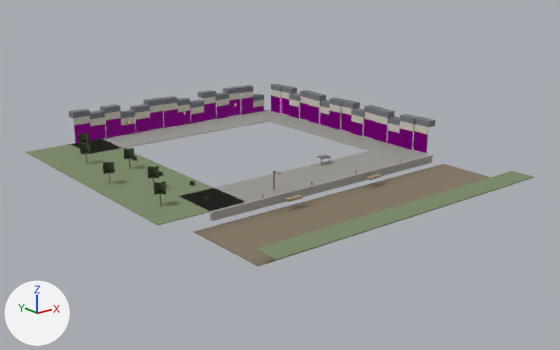
The glTF model assets/level/garrison/outside.glb as it was, and as the next commit left it.
Camera for both pictures: a 50 mm camera at (-151.1, -207.6, 70.9) aimed at (-2.0, -21.3, -3.6). Lighting does not change. The marker at lower left points along +X, +Y and +Z. The first picture is the older version.

Script lines for the objects in view, before the commit:
```python
ob_house_front_001 = bpy.data.objects.new('house_front.001', me_kit_house_front)
ob_house_front_001.location = (-39.0, 44.0, 0.0)
ob_house_front_002 = bpy.data.objects.new('house_front.002', me_kit_house_front)
ob_house_front_002.location = (-15.0, 44.0, -1.5)
ob_house_front_003 = bpy.data.objects.new('house_front.003', me_kit_house_front)
ob_house_front_003.location = (9.0, 44.0, -3.0)
ob_house_front_004 = bpy.data.objects.new('house_front.004', me_kit_house_front)
ob_house_front_004.location = (33.0, 44.0, 0.0)
ob_house_front_005 = bpy.data.objects.new('house_front.005', me_kit_house_front)
ob_house_front_005.location = (44.6, 21.0, 0.0)
ob_house_front_005.rotation_euler = (0.0, 0.0, -1.571)  # degrees (0, 0, -90)
ob_house_front_006 = bpy.data.objects.new('house_front.006', me_kit_house_front)
ob_house_front_006.location = (44.6, -3.0, 0.0)
ob_house_front_006.rotation_euler = (0.0, 0.0, -1.571)  # degrees (0, 0, -90)
ob_house_front_007 = bpy.data.objects.new('house_front.007', me_kit_house_front)
ob_house_front_007.location = (44.6, -27.0, -2.0)
ob_house_front_007.rotation_euler = (0.0, 0.0, -1.571)  # degrees (0, 0, -90)
ob_house_front_2_001 = bpy.data.objects.new('house_front_2.001', me_kit_house_front_2)
ob_house_front_2_001.location = (-27.0, 44.0, 0.0)
ob_house_front_2_007 = bpy.data.objects.new('house_front_2.007', me_kit_house_front_2)
ob_house_front_2_007.location = (44.6, -39.0, 0.0)
ob_house_front_2_007.rotation_euler = (0.0, 0.0, -1.571)  # degrees (0, 0, -90)
# also in view: 'house_front_2.002' at (-3.0, 45.4, 5.5); 'house_front_3.007' at (45.4, -9.0, 3.5); 'house_front_3.002' at (-9.0, 46.0, 5.5); 'house_front_3.001' at (-33.0, 46.0, 4.0); 'house_front_4.006' at (45.4, -21.0, 5.5)
```
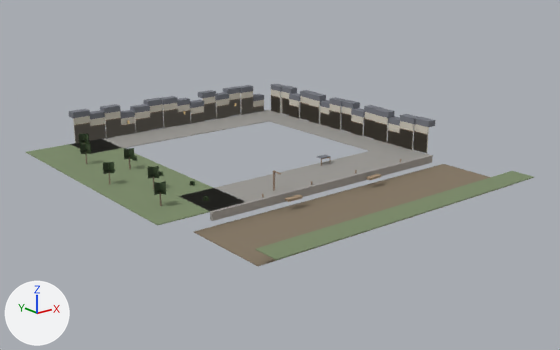
Edits to the scene script, one JSON object a line:
```json
{"op": "set", "path": "mat_facade_1.base_color", "old": "(1.0, 0.0, 1.0)", "new": "(0.42, 0.38, 0.32)", "note": "pink #ff00ff -> grey #ada699"}
{"op": "set", "path": "mat_facade_2.base_color", "old": "(1.0, 0.0, 1.0)", "new": "(0.42, 0.38, 0.32)", "note": "pink #ff00ff -> grey #ada699"}
{"op": "set", "path": "mat_facade_3.base_color", "old": "(1.0, 0.0, 1.0)", "new": "(0.42, 0.38, 0.32)", "note": "pink #ff00ff -> grey #ada699"}
{"op": "set", "path": "mat_facade_4.base_color", "old": "(1.0, 0.0, 1.0)", "new": "(0.42, 0.38, 0.32)", "note": "pink #ff00ff -> grey #ada699"}
```

Location of each change, (x1, y1, x2, y2) in pixels of the pictures (560 x 350 px):
```json
{"object": "house_front_2.007", "change": "recoloured", "before": [413, 129, 428, 153], "after": [413, 129, 428, 153]}
{"object": "house_front_2.001", "change": "recoloured", "before": [105, 116, 122, 138], "after": [105, 116, 122, 138]}
{"object": "house_front_3.008", "change": "recoloured", "before": [399, 126, 414, 150], "after": [399, 126, 414, 150]}
{"object": "house_front.001", "change": "recoloured", "before": [74, 121, 91, 143], "after": [74, 121, 91, 143]}
{"object": "house_front_4.006", "change": "recoloured", "before": [374, 118, 388, 143], "after": [374, 118, 388, 143]}
{"object": "house_front_2.002", "change": "recoloured", "before": [163, 107, 178, 128], "after": [163, 107, 178, 128]}
{"object": "house_front.002", "change": "recoloured", "before": [135, 110, 151, 133], "after": [135, 110, 151, 133]}
{"object": "house_front_3.002", "change": "recoloured", "before": [150, 109, 164, 130], "after": [150, 109, 164, 130]}
{"object": "house_front_3.001", "change": "recoloured", "before": [90, 118, 106, 140], "after": [90, 118, 106, 140]}
{"object": "house_front_3.003", "change": "recoloured", "before": [204, 101, 216, 121], "after": [204, 101, 216, 121]}
{"object": "house_front_4.005", "change": "recoloured", "before": [329, 108, 341, 130], "after": [329, 108, 341, 130]}
{"object": "house_front_3.006", "change": "recoloured", "before": [309, 102, 320, 124], "after": [309, 102, 320, 124]}
{"object": "house_front.006", "change": "recoloured", "before": [341, 110, 351, 132], "after": [341, 110, 351, 132]}
{"object": "house_front_2.006", "change": "recoloured", "before": [364, 116, 375, 139], "after": [364, 116, 375, 139]}
{"object": "house_front.004", "change": "recoloured", "before": [241, 95, 253, 115], "after": [241, 95, 253, 115]}
{"object": "house_front_4.003", "change": "recoloured", "before": [229, 96, 241, 116], "after": [229, 96, 241, 116]}
{"object": "house_front_2.003", "change": "recoloured", "before": [216, 98, 229, 119], "after": [216, 98, 229, 119]}
{"object": "house_front_3.007", "change": "recoloured", "before": [351, 112, 365, 136], "after": [351, 112, 365, 136]}
{"object": "house_front.007", "change": "recoloured", "before": [387, 122, 400, 146], "after": [387, 122, 400, 146]}
{"object": "house_front_4.002", "change": "recoloured", "before": [177, 107, 191, 125], "after": [177, 107, 191, 125]}
{"object": "house_front_4.001", "change": "recoloured", "before": [121, 116, 136, 135], "after": [121, 116, 136, 135]}
{"object": "house_front.003", "change": "recoloured", "before": [190, 102, 204, 123], "after": [190, 102, 204, 123]}
{"object": "house_front_3.005", "change": "recoloured", "before": [271, 93, 281, 113], "after": [271, 93, 281, 113]}
{"object": "house_front.005", "change": "recoloured", "before": [300, 100, 309, 121], "after": [300, 100, 309, 121]}
{"object": "house_front_2.004", "change": "recoloured", "before": [281, 95, 289, 115], "after": [281, 95, 289, 115]}
{"object": "house_front_4.004", "change": "recoloured", "before": [289, 96, 300, 119], "after": [289, 96, 300, 119]}
{"object": "house_front_2.005", "change": "recoloured", "before": [320, 105, 329, 127], "after": [320, 105, 329, 127]}
{"object": "house_front_3.004", "change": "recoloured", "before": [253, 95, 264, 112], "after": [253, 95, 264, 112]}
```
